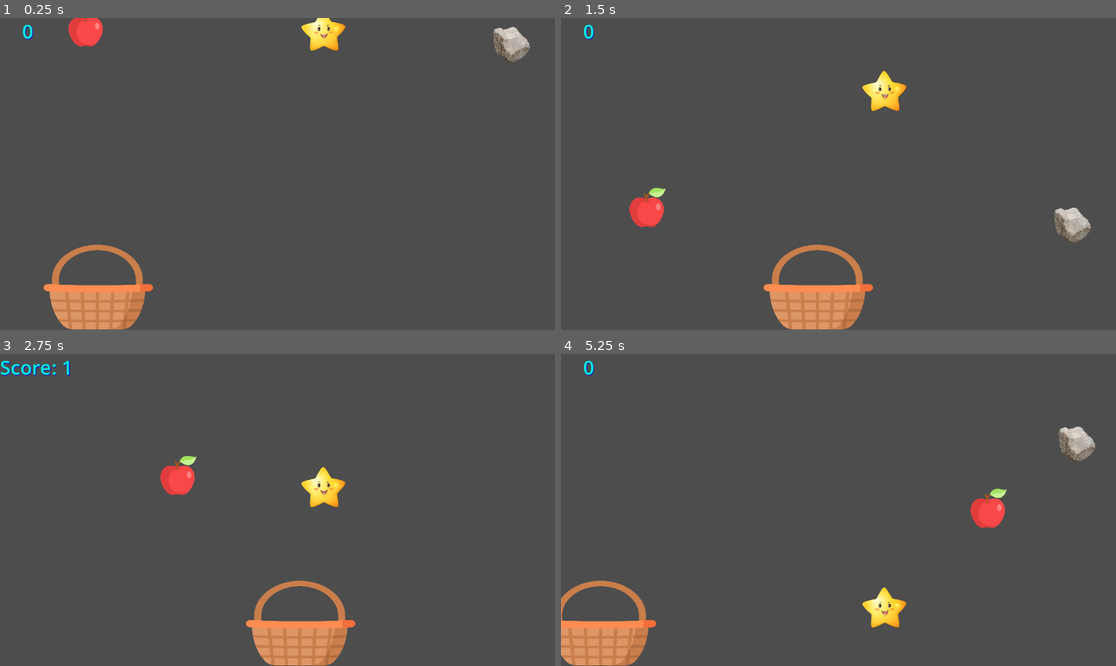
Above: before the commit, frames 1-4 (two rows, left to right).
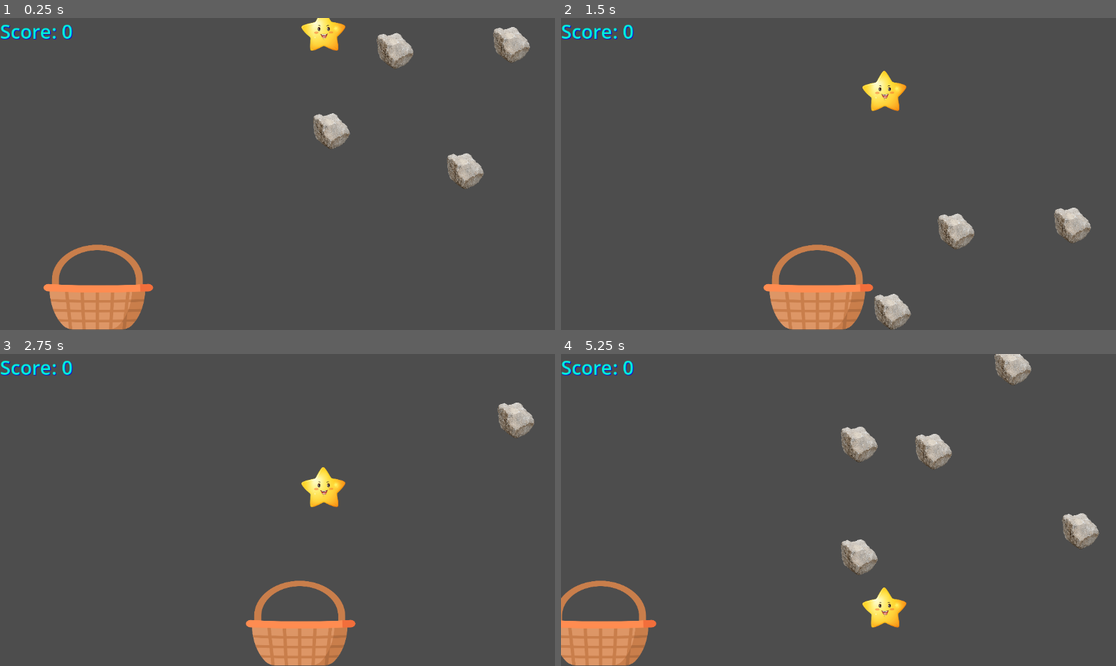
Above: after the commit, the same moments.

Repository: KhanakKRDS/apple_basket_2025
Game: Godot game, scene res://better_apples.tscn
The game is run twice, just before and just after one commit, with the same random seed, the same clock (stepped at 60 frames per second) and the same inputs.
Inputs:
- Up to frame 1 (0.25 s): no input
- Up to frame 2 (1.5 s): hold Right 0.53-1.28 s; hold Left from 1.28 s (still down)
- Up to frame 3 (2.75 s): release Left at 2.03 s; hold Right from 2.03 s (still down)
- Up to frame 4 (5.25 s): release Right at 3.53 s; hold Left from 3.53 s (still down)

The runs differ from the first frame. In frame 1, 2.3% of the frame differs, in the area x 0-88%, y 0-55%; in frame 2, 1.9%; in frame 3, 1.2%; in frame 4, 4.0%, in the area x 0-97%, y 0-71%.
Error after the commit: Parse Error: Expected end of statement after expression, found "Identifier" instead. (res://apple.gd:23)

Commit message:
commit-score

Diff:
--- a/apple-catcher/apple.gd
+++ b/apple-catcher/apple.gd
@@ -20,7 +20,7 @@
 		# Decrease score if missed
 		var score = int(score_label.text)
 		score = max(score - 1, 0)  # prevent negative score
-		score_label.text = str(score)
+		score_label.text =("Score: ") str(score)
 
 func reset_apple():
 	position.x = randi_range(0, 1100)
--- a/apple-catcher/better_apples.tscn
+++ b/apple-catcher/better_apples.tscn
@@ -25,12 +25,12 @@
 [node name="BetterApples" type="Node2D"]
 
 [node name="score" type="Label" parent="."]
-offset_right = 115.0
+offset_right = 151.0
 offset_bottom = 55.0
 theme_override_colors/font_color = Color(0, 0.941176, 0.866667, 1)
 theme_override_colors/font_shadow_color = Color(0, 0, 0.945098, 1)
 theme_override_font_sizes/font_size = 40
-text = "0"
+text = "Score: 0"
 horizontal_alignment = 1
 vertical_alignment = 1
 
--- a/apple-catcher/stone.gd
+++ b/apple-catcher/stone.gd
@@ -2,7 +2,7 @@
 
 var min_x = 0 # position of stones
 var max_x = 1152 # position of stones
-var num_stones = 2 #number of stones visible on screen at a time
+var num_stones = 5 #number of stones visible on screen at a time
 var new_stones = [] # stores sll the new stones made
 
 
